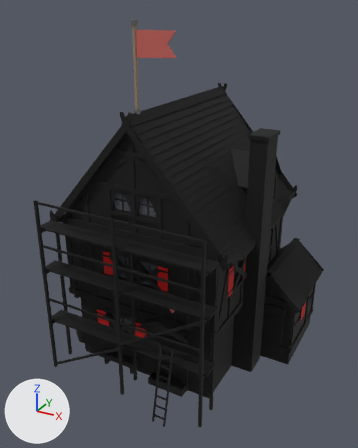
One commit to the glTF model game/assets/modelle/gebaeude/neubau/wohnhaus_elb_s2_g2.glb: the scene before it, then after it.
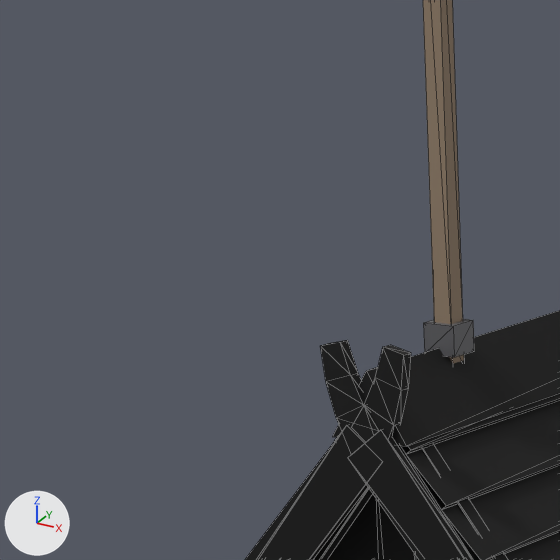
The first picture shows the older version from a 50 mm lens placed at (7.31, -14.44, 11.96), pointed at (-0.15, -0.87, 5.17). The close-ups show the older and then the newer version on the part from 21% to 43% of the width and 15% to 32% of the height of that picture. Only the edits that show in the close-ups are written down. The axes (+X, +Y, +Z) are drawn at lower left. The lights are the same throughout. The close-ups show mesh edges as thin lines. Vertices at exactly the same position are counted once.

Before the edit, the objects in view are built like this:
```python
me_dach = bpy.data.meshes.new('Dach')
me_dach.from_pydata(...)  # 747 vertices, 867 faces; spans x -3.95..4.03, y -3.06..3.53, z 2.3..9.27
# faces by material slot: [366, 474, 8, 19]
me_dach.materials.append(mat_dachziegel)
me_dach.materials.append(mat_fachwerk)
me_dach.materials.append(mat_firstziegel)
me_dach.materials.append(mat_lehmputz)
me_fahne = bpy.data.meshes.new('Fahne')
me_fahne.from_pydata(...)  # 38 vertices, 56 faces; spans x -0.72..0.64, y -2.52..-2.38, z 9.07..11.63
# faces by material slot: [16, 24, 16]
me_fahne.materials.append(mat_holz)  # brown #95816c
me_fahne.materials.append(mat_eisen)  # dark grey #616165
me_fahne.materials.append(mat_hausfarbe)  # red #c46159
me_haus = bpy.data.meshes.new('Haus')
me_haus.from_pydata(...)  # 2948 vertices, 2985 faces; spans x -3.96..3.81, y -3.3..3.39, z -0.12..8.99
# faces by material slot: [287, 518, 2180]
me_haus.materials.append(mat_lehmputz)
me_haus.materials.append(mat_bruchstein)
me_haus.materials.append(mat_fachwerk)
ob_dach = bpy.data.objects.new('Dach', me_dach)
ob_dach.location = (0.0, 0.0, 0.0)
ob_fahne = bpy.data.objects.new('Fahne', me_fahne)
ob_fahne.location = (0.0, 0.0, 0.0)
ob_haus = bpy.data.objects.new('Haus', me_haus)
ob_haus.location = (0.0, 0.0, 0.0)
```
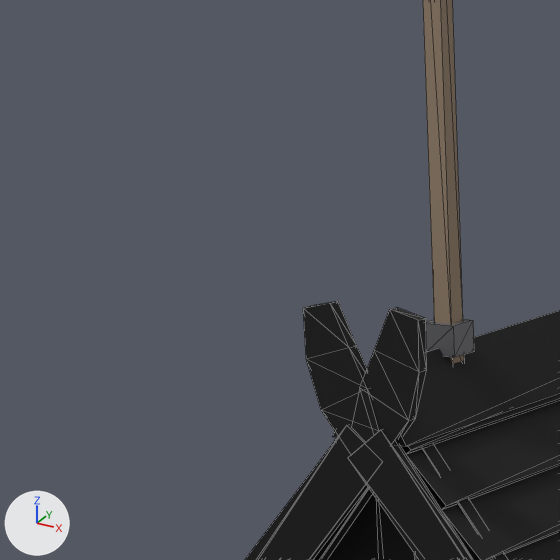
Where the change shows, as pixel boxes (x1, y1, x2, y2) in the close-ups (560 x 560 px; the box of a moved part takes in the faces that stretch with it):
'Dach', reshaped
    before: (245, 310, 560, 560)
    after: (245, 301, 560, 560)
part 1 of me_dach, moved or reshaped
    before: (320, 340, 411, 443)
    after: (303, 301, 427, 444)

The change, as a list of edits to the scene's bpy script:
```text
Change me_dach:
    used by ob_dach; location = (0.0, 0.0, 0.0)
    remove me_dach.from_pydata(...)  # 747 vertices, 867 faces; spans x -3.95..4.03, y -3.06..3.53, z 2.3..9.27
    add me_dach.from_pydata(...)  # 747 vertices, 867 faces; spans x -3.95..4.03, y -3.06..3.53, z 2.3..9.41
    me_dach part 1: 24 of 747 vertices moved; they spanned x -0.84..-0.46, y -3.05..-2.99, z 8.98..9.27 and now span x -0.91..-0.39, y -3.05..-2.99, z 9.0..9.41; mean shift (0.0, 0.0, 0.09); largest move (-0.46, -3.04, 9.25) -> (-0.39, -3.04, 9.38)
    other edits to the shape of me_dach do not show in these pictures
```
